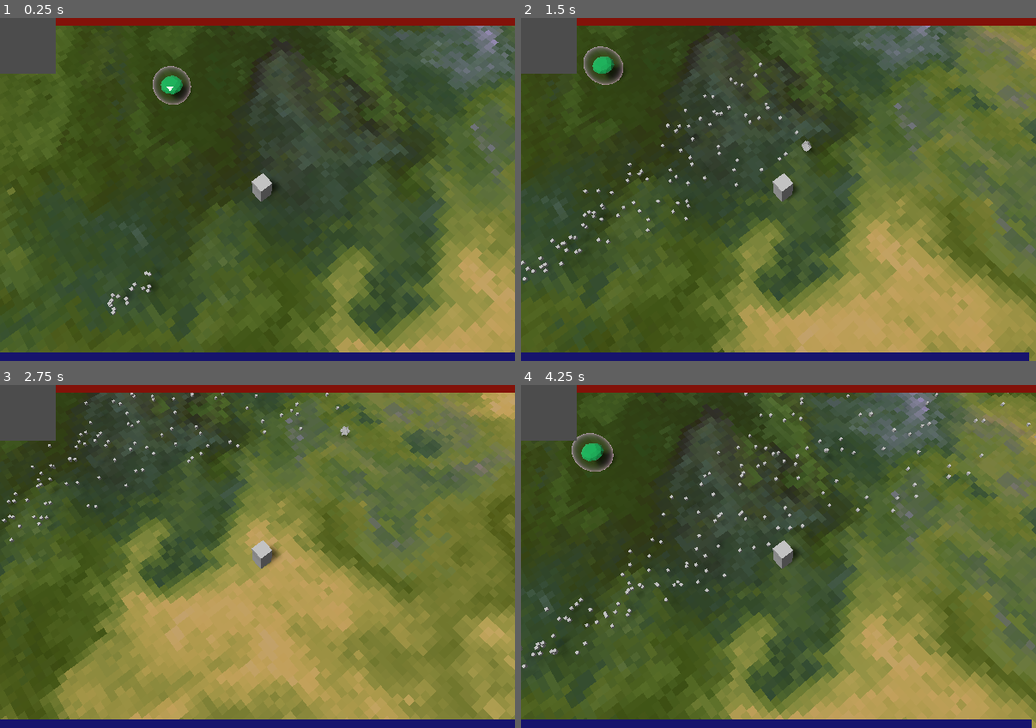
Above: before the commit, frames 1-4 (two rows, left to right).
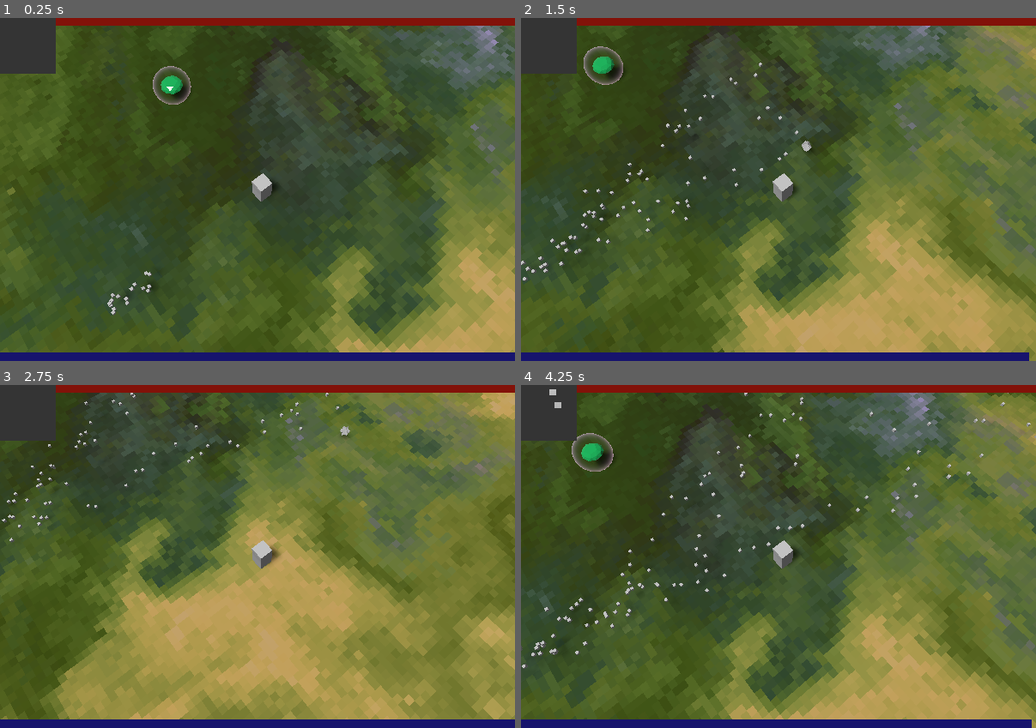
Above: after the commit, the same moments.

Repository: DominicSimone/particle-wizard
Game: Godot game, scene res://main.tscn
Same seed, same stepped clock (60 frames per second), same inputs: the game is played once before the commit and once after it.
Inputs (mouse positions are in pixels of both pictures, inside the frame that each line leads up to):
- Up to frame 1 (0.25 s): no input
- Up to frame 2 (1.5 s): move the mouse to (891, 172) at 0.52 s; hold D (move_right) 0.53-1.28 s; click (891, 172) at 0.67 s; move the mouse to (675, 206) at 1.27 s; hold S (move_backward) from 1.28 s (still down)
- Up to frame 3 (2.75 s): move the mouse to (309, 481) at 2.02 s; release S (move_backward) at 2.03 s; hold D (move_right) from 2.03 s (still down)
- Up to frame 4 (4.25 s): move the mouse to (752, 625) at 2.77 s; release D (move_right) at 2.78 s; hold W (move_forward) 2.78-3.53 s; click (752, 625) at 2.92 s; move the mouse to (933, 607) at 3.52 s; hold A (move_left) from 3.53 s (still down)

The runs differ from the first frame. In frame 2, 0.1% of the frame differs, in the area x 28-48%, y 19-49%; in frame 3, 0.1%; in frame 4, 0.3%, in the area x 5-81%, y 1-58%.

Commit message:
Continue debug and refactor

Diff:
--- a/Grav Projectile.tscn
+++ b/Grav Projectile.tscn
@@ -98,7 +98,6 @@
 
 [node name="Grav Projectile" type="Spatial"]
 script = ExtResource( 1 )
-strength = -10
 travel_curve = SubResource( 28 )
 
 [node name="Center Cube" type="MeshInstance" parent="."]
--- a/main.tscn
+++ b/main.tscn
@@ -10,7 +10,7 @@
 [ext_resource path="res://scripts/Shield.gd" type="Script" id=8]
 [ext_resource path="res://shaders/force_field.gdshader" type="Shader" id=9]
 [ext_resource path="res://objects/gem.obj" type="ArrayMesh" id=10]
-[ext_resource path="res://ParticleCollider.gd" type="Script" id=11]
+[ext_resource path="res://scripts/ParticleCollider.gd" type="Script" id=11]
 
 [sub_resource type="StyleBoxFlat" id=32]
 bg_color = Color( 0.513726, 0.0745098, 0.0392157, 1 )
@@ -90,10 +90,10 @@
 shader_param/trail_divisor = 1
 shader_param/gravity = Vector3( 0, -1e-06, 0 )
 shader_param/particle_collider_0 = Plane( 0, 0, 0, 0 )
-shader_param/particle_collider_1 = Plane( 0, 0, 0, 0 )
-shader_param/particle_collider_2 = null
-shader_param/particle_collider_3 = null
-shader_param/gravity_point = Plane( 0, 0, 0, 0 )
+shader_param/particle_collider_1 = Plane( 0, 0, 0, 2 )
+shader_param/particle_collider_2 = Plane( 0, 0, 0, 0 )
+shader_param/particle_collider_3 = Plane( 0, 0, 0, 0 )
+shader_param/gravity_point = Plane( 0, -5, 0, 0 )
 shader_param/vp_size = 8
 shader_param/sectors = Vector2( 2, 2 )
 
@@ -288,9 +288,14 @@
 stretch = true
 
 [node name="Viewport" type="Viewport" parent="Control/ViewportContainer"]
-size = Vector2( 65, 65 )
+size = Vector2( 8, 8 )
+transparent_bg = true
 handle_input_locally = false
+hdr = false
 render_target_update_mode = 3
+__meta__ = {
+"_editor_description_": ""
+}
 
 [node name="Camera" type="Camera" parent="Control/ViewportContainer/Viewport"]
 transform = Transform( 1, 0, 0, 0, -4.37114e-08, 1, 0, -1, -4.37114e-08, 0, -0.634983, 2.7756e-08 )
@@ -343,7 +348,7 @@
 fov = 50.0
 
 [node name="MeshInstance" type="MeshInstance" parent="Player"]
-transform = Transform( 0.5, 0, 0, 0, 1, 0, 0, 0, 0.5, 0, -0.0567212, 0 )
+transform = Transform( 0.5, 0, 0, 0, 1, 0, 0, 0, 0.5, 0, -0.057, 0 )
 layers = 3
 mesh = SubResource( 1 )
 
@@ -373,7 +378,7 @@
 draw_pass_1 = SubResource( 5 )
 
 [node name="BeamProcessMaterial" type="Particles" parent="."]
-transform = Transform( 1, 0, 0, 0, 1, 0, 0, 0, 1, -4.33123, 1.02217, 6.08643 )
+transform = Transform( 1, 0, 0, 0, 1, 0, 0, 0, 1, -26.0677, 1.02217, 6.08643 )
 visible = false
 cast_shadow = 0
 amount = 200
--- a/project.godot
+++ b/project.godot
@@ -12,7 +12,7 @@
 "base": "Spatial",
 "class": "ParticleCollider",
 "language": "GDScript",
-"path": "res://ParticleCollider.gd"
+"path": "res://scripts/ParticleCollider.gd"
 } ]
 _global_script_class_icons={
 "ParticleCollider": ""
--- a/scripts/EntityManager.gd
+++ b/scripts/EntityManager.gd
@@ -27,25 +27,27 @@
 			particleSpawner.process_material.set_shader_param(uniform_name, data)
 			i += 1
 
-		i = 0
+		# TODO convert to array format like particle colliders, add second entry in shader
 		if _gravityPoints.size() > 0:
 			var grav_pos = _gravityPoints[0].translation
 			var uniform = Rect2(grav_pos.x, grav_pos.y, grav_pos.z, _gravityPoints[0].strength)
 			particleSpawner.process_material.set_shader_param("gravity_point", uniform)
 
-# Registers an entity to the entity list
 func registerParticleCollider(object: Node) -> int:
+	print("Registered particle collider: ", object)
 	_particleColliders[colliderCount] = object
 	colliderCount += 1
 	return colliderCount - 1
 
 func registerParticleSpawner(object: Particles) -> int:
+	print("Registered particle spawner: ", object)
 	_particleSpawner[particleCount] = object
 	particleCount += 1
 	updateViewportShaderParams(_vp_size, _sectors)
 	return particleCount - 1
 
 func registerGravityPoint(object: Object) -> int:
+	print("Registered gravity point: ", object)
 	_gravityPoints[gravCount] = object
 	gravCount += 1
 	return gravCount - 1
@@ -53,13 +55,10 @@
 func particleCollisions(collision_data: Array):
 	var i = 0
 	for collider in _particleColliders.values():
-		collider._collide(collision_data[i])
+		var collision = collision_data[i]
+		if collision > 0:
+			collider._collide(collision)
 		i += 1
-
-
-# Called from viewports to report pixels representing collision detections
-func forwardParticleCollisions(index: int, todo_other_info: Object):
-	pass
 
 # Called every frame. 'delta' is the elapsed time since the previous frame.
 func _process(delta: float) -> void:
--- a/ParticleCollider.gd
+++ b/scripts/ParticleCollider.gd
@@ -4,6 +4,7 @@
 export var size: float = 1
 
 func _collide(info):
+	print(info)
 	emit_signal("hit", info)
 
 func to_uniform() -> Rect2:
--- a/scripts/ParticleCollisions.gd
+++ b/scripts/ParticleCollisions.gd
@@ -38,9 +38,13 @@
 	for sector_num in sectors.x * sectors.y:
 		data.append(0)
 
+	print("Collision sectors: ", data)
+
 func getSector(x: int, y: int) -> int:
 	return (y / y_sector_size) * y_sectors + x / x_sector_size
 
+# TODO reading wrong sectors? some overlap between sectors? reading viewport not working as intended
+# it almost seems like the particles arent exactly fitting into a single pixel
 func readViewport() -> Array:
 	var image = get_texture().get_data()
 	var hits: int = 0
@@ -55,8 +59,6 @@
 			var pixel = image.get_pixel(x, y)
 			if pixel.a > 0:
 				hits += 1
-	# Need one last check because we won't get a sector outside the box to
-	# finalize the last data value
 	data[getSector(image.get_width() - 1, image.get_height() - 1)] = hits
 	image.unlock()
 
--- a/scripts/PlayerController.gd
+++ b/scripts/PlayerController.gd
@@ -95,3 +95,4 @@
 func _on_ParticleCollider_hit(info) -> void:
 	health -= info
 	mana += info * mana_recycle_ratio
+	update_ui()
--- a/shaders/beam.gdshader
+++ b/shaders/beam.gdshader
@@ -45,14 +45,18 @@
 uniform int vp_size = 8;
 uniform vec2 sectors = vec2(2, 2);
 
-// TODO include sector in calculations
+// Pick a square in the viewport that lies in the sector provided
+// TODO doesn't seem to work when collider radius > 1; all particles go to same sector regardless
+// of collider detected
 vec3 to_viewport(in uint number, in float rand, in int sector) {
-	int x_px_size = vp_size / int(sectors.x);
-	int y_px_size = vp_size / int(sectors.y);
-	int n = int(number);
-	// random int between 0 and vp_size
-	int offset = int(rand * float(vp_size));
-	return vec3(float(n % vp_size - vp_size / 2) * coord_step, -1, float(offset - vp_size / 2) * coord_step);
+	int x_sector_px_size = vp_size / int(sectors.x);
+	int y_sector_px_size = vp_size / int(sectors.y);
+	int x_offset = sector % int(sectors.y) * x_sector_px_size;
+	int y_offset = sector / int(sectors.x) * y_sector_px_size;
+	int x = (int(number) % x_sector_px_size) + x_offset;
+	int y = int(rand * float(y_sector_px_size)) + y_offset;
+
+	return vec3(float(x - vp_size / 2) * coord_step, -1, float(y - vp_size / 2) * coord_step);
 }
 
 float rand_from_seed(inout uint seed) {
@@ -186,6 +190,7 @@
 		if (distance(TRANSFORM[3].xyz, colliders[i].xyz) < colliders[i].a) {
 			TRANSFORM[3].xyz = to_viewport(NUMBER, rand_from_seed(alt_seed), i);
 			ACTIVE = false;
+			break;
 		}
 	}
 
